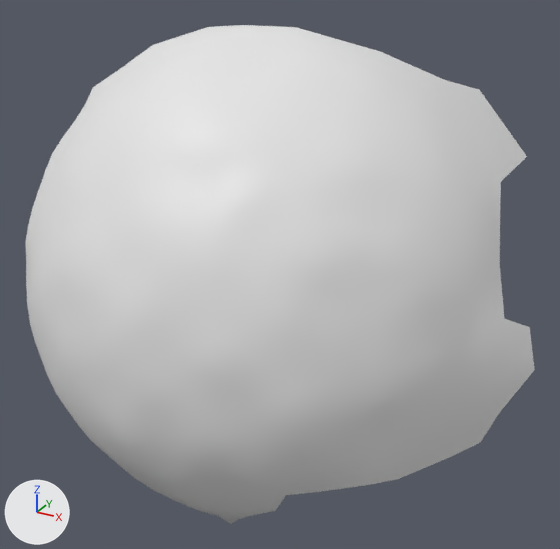
Renders of the OBJ model res/final/onecam_fullvolume/cleanedup/FullVolium.000156.obj from each side of a commit.
One viewpoint serves both versions: a 50 mm camera at (41.9, 276.8, -117.3) aimed at (-58.0, 458.4, -208.1). The axes (+X, +Y, +Z) are drawn at lower left. The lights are the same throughout. Where no turn or scale is listed for an object, it has been applied to the vertices.

The first picture shows 'FullVolium.000156'.
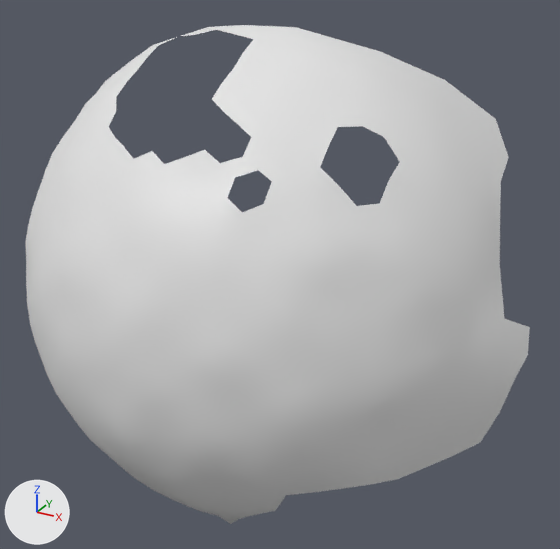
The change, as JSON lines over the scene's bpy script:
```json
{"block": "me_fullvolium_000156", "where": "# used by ob_fullvolium_000156; location = (0.0, 0.0, 0.0)"}
{"block": "me_fullvolium_000156", "where": "# verts and faces of me_fullvolium_000156; kept vertices keep their numbers, new ones are numbered from 718"}
{"block": "me_fullvolium_000156", "where": "# before: 399 (-4.0, 489.0, -173.0) at pixel (508, 157), 400 (-1.0, 503.0, -176.0) at pixel (527, 156), 401 (-2.0, 475.0, -177.0) at pixel (500, 181), 630 (-23.0, 487.0, -154.0) at pixel (445, 79), 710 (-10.0, 497.0, -165.0) at pixel (495, 118)"}
{"block": "me_fullvolium_000156", "where": "# before: 711 (-17.0, 502.0, -158.0) at pixel (479, 89)"}
{"block": "me_fullvolium_000156", "where": "# before: 440 (-127.0, 455.0, -169.0), 442 (-122.0, 454.0, -164.0) at pixel (85, 103), 526 (-122.0, 458.0, -160.0) at pixel (93, 87), 527 (-117.0, 454.0, -161.0) at pixel (96, 93), 528 (-117.0, 457.0, -157.0) at pixel (105, 81)"}
{"block": "me_fullvolium_000156", "where": "# before: 533 (-112.0, 461.0, -153.0) at pixel (124, 65), 614 (-132.0, 459.0, -176.0)"}
{"block": "me_fullvolium_000156", "where": "# before: 543 (9.0, 471.0, -231.0) at pixel (514, 379), 546 (13.0, 481.0, -231.0) at pixel (534, 369), 547 (11.0, 476.0, -225.0) at pixel (527, 354), 548 (7.0, 469.0, -241.0) at pixel (499, 412), 651 (11.0, 475.0, -216.0) at pixel (529, 327)"}
{"op": "remove", "block": "me_fullvolium_000156", "code": "me_fullvolium_000156.from_pydata(...)  # 718 vertices, 1399 faces; spans x -141.0..13.0, y 400.0..503.0, z -292.0..-140.0"}
{"op": "add", "block": "me_fullvolium_000156", "code": "me_fullvolium_000156.from_pydata(...)  # 673 vertices, 1267 faces; spans x -141.0..11.0, y 400.0..497.0, z -290.0..-140.0"}
{"block": "me_fullvolium_000156", "change": "me_fullvolium_000156 part 1"}
{"block": "me_fullvolium_000156", "change": "40 vertices are removed from x -89.0..-23.0, y 419.0..452.0, z -170.0..-142.0"}
{"block": "me_fullvolium_000156", "change": "118 faces are deleted"}
{"block": "me_fullvolium_000156", "change": "me_fullvolium_000156 part 2"}
{"op": "add", "block": "me_fullvolium_000156", "code": "delete_vertices([400, 711])  # with the faces that use them"}
{"block": "me_fullvolium_000156", "change": "me_fullvolium_000156 part 3"}
{"op": "add", "block": "me_fullvolium_000156", "code": "delete_vertices([526])  # with the faces that use them"}
{"block": "me_fullvolium_000156", "change": "me_fullvolium_000156 part 4"}
{"op": "add", "block": "me_fullvolium_000156", "code": "delete_vertices([546])  # with the faces that use them"}
```

What differs and where, as boxes (x1, y1, x2, y2) in the pictures (560 x 549 px):
```json
{"object": "FullVolium.000156", "change": "reshaped", "before": [25, 25, 535, 524], "after": [25, 25, 530, 524]}
{"part": 1, "of": "me_fullvolium_000156", "change": "deleted", "before": [109, 30, 400, 212]}
{"part": 2, "of": "me_fullvolium_000156", "change": "deleted", "before": [446, 80, 527, 181]}
{"part": 3, "of": "me_fullvolium_000156", "change": "deleted", "before": [86, 66, 124, 103]}
{"part": 4, "of": "me_fullvolium_000156", "change": "deleted", "before": [500, 329, 535, 412]}
```
